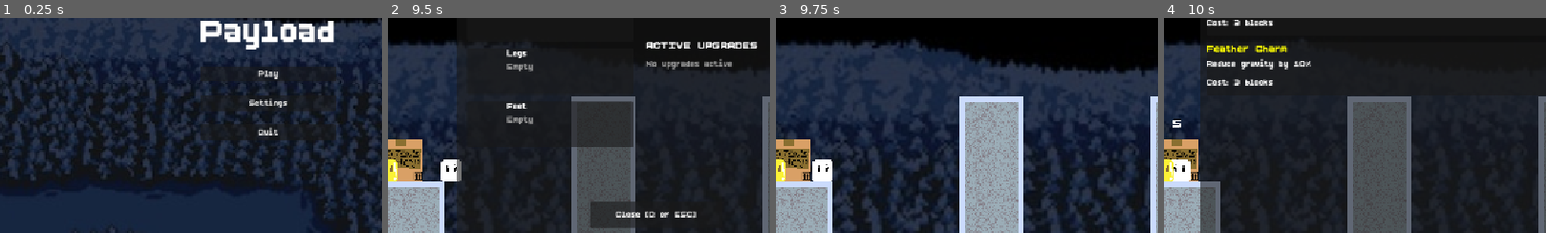
Above: before the commit, frames 1-4 (left to right).
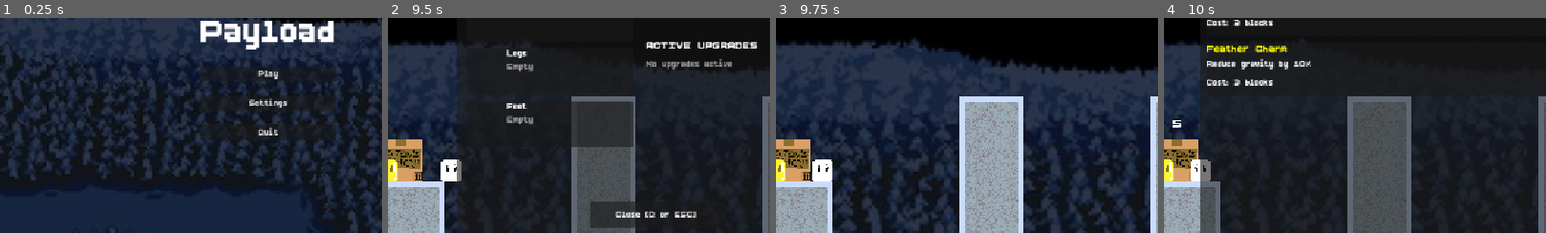
Above: after the commit, the same moments.

Repository: eltonchan1/payload
Game: Godot game, scene res://mainmenu.tscn
Two runs of this game, one before a commit and one after it. Both use one fixed random seed, a clock stepped at 60 frames per second and the inputs below.
Inputs:
- Up to frame 1 (0.25 s): no input
- Up to frame 2 (9.5 s): click "Play" at 0.5 s; tap Enter at 1.25, 3.5, 8 s; hold D (right) 1.28-2.78 s; tap S (shop_interact) at 1.35, 2.3, 3.05, 3.6, 4.55, 5.3, 6.6, 7.55, 8.3, 8.85 s; tap Space (jump) at 1.52, 2.27, 2.75, 3.77, 4.25, 4.52, 5.27, 7.52, 8.27, 8.75, 9.02 s; tap Shift at 2.1, 4.35, 7.35 s; hold A (left) 2.78-5.03 s; tap B at 2.85, 5.1, 8.1 s; tap Escape (ui_cancel) at 4.9 s; hold D (right) 5.03-5.75 s; click "Resume" at 5.75 s; hold D (right) from 6.53 s (still down)
- Up to frame 3 (9.75 s): release D (right) at 9.53 s; hold A (left) from 9.53 s (still down); tap Shift at 9.6 s
- Up to frame 4 (10 s): keep holding A (left); tap S (shop_interact) at 9.8 s
The pictures show only the part of the screen within x 15-65%, y 37-87%; the shares and areas given below are measured in that part.

Frames 1-3 are identical in both runs. In frame 4, 1.0% of the frame differs, in the area x 2-13%, y 65-76%.

Commit message:
speedrun2

Diff:
--- a/shopui.gd
+++ b/shopui.gd
@@ -74,6 +74,7 @@
 			get_viewport().set_input_as_handled()
 			return
 
+
 func show_shop(player):
 	print("show_shop() called with player: ", player)
 	player_ref = player
@@ -93,8 +94,12 @@
 		print("SAME LEVEL - Using existing shop inventory")
 
 	visible = true
-	# DON'T pause the game tree - this lets the speedrun timer keep running!
-	# get_tree().paused = true  <- REMOVED THIS LINE
+
+	# Freeze the player instead of pausing the whole game
+	if player_ref:
+		player_ref.set_physics_process(false)
+		player_ref.set_process_input(false)
+
 	update_blocks_display()
 	switch_tab(0)
 	print("Shop opened successfully")
@@ -102,9 +107,18 @@
 
 func hide_shop():
 	visible = false
-	# var inventory_ui = get_node_or_null("/root/InventoryUI")
-	# if not inventory_ui or not inventory_ui.visible:
-	# 	get_tree().paused = false
+
+	# Unfreeze the player
+	if player_ref:
+		player_ref.set_physics_process(true)
+		player_ref.set_process_input(true)
+
+	# Only unpause if inventory is also closed
+	var inventory_ui = get_node_or_null("/root/InventoryUI")
+	if inventory_ui and inventory_ui.visible:
+		# Inventory is still open, don't unfreeze yet
+		pass
+
 	print("Shop closed")
 
 func build_shop_ui():
